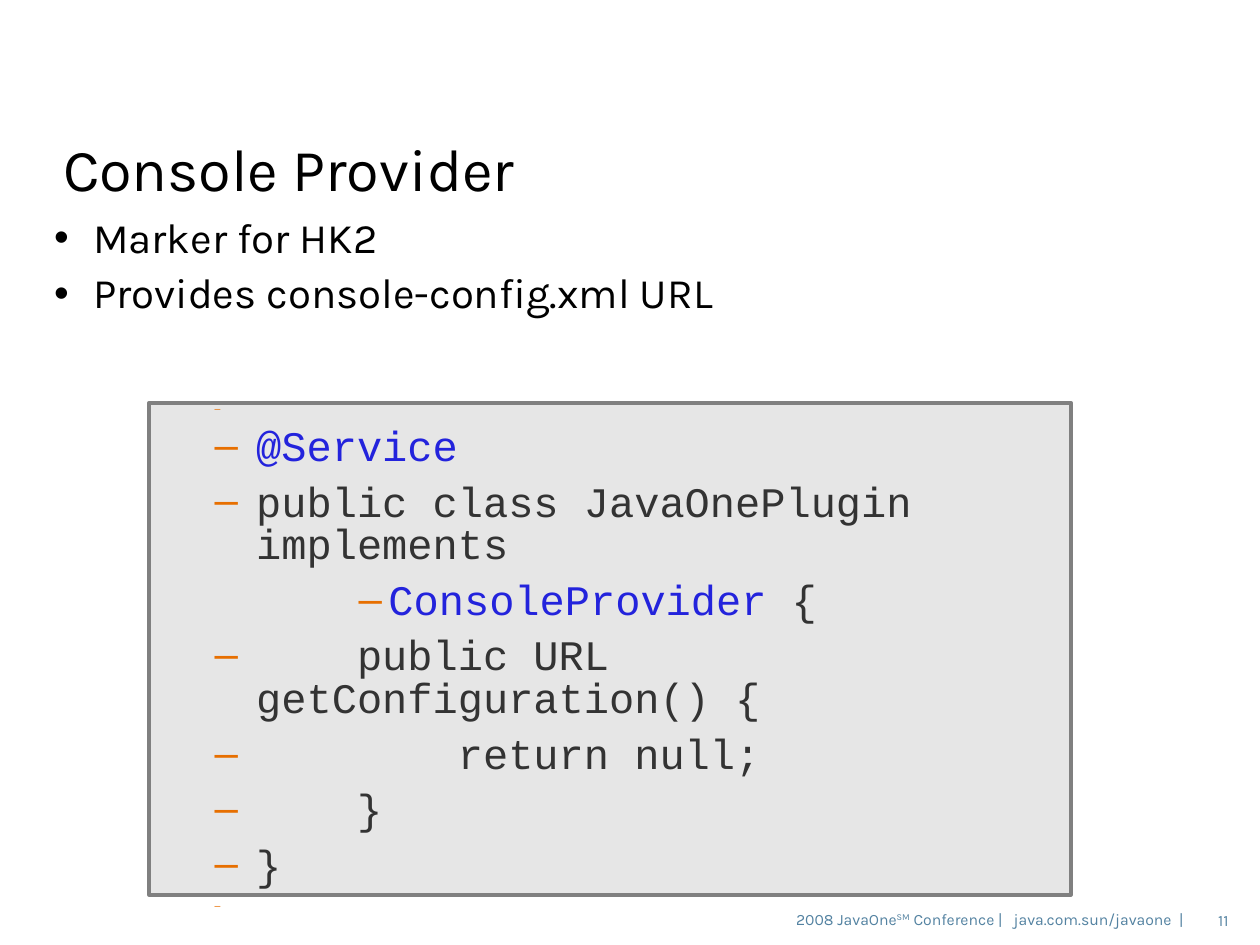
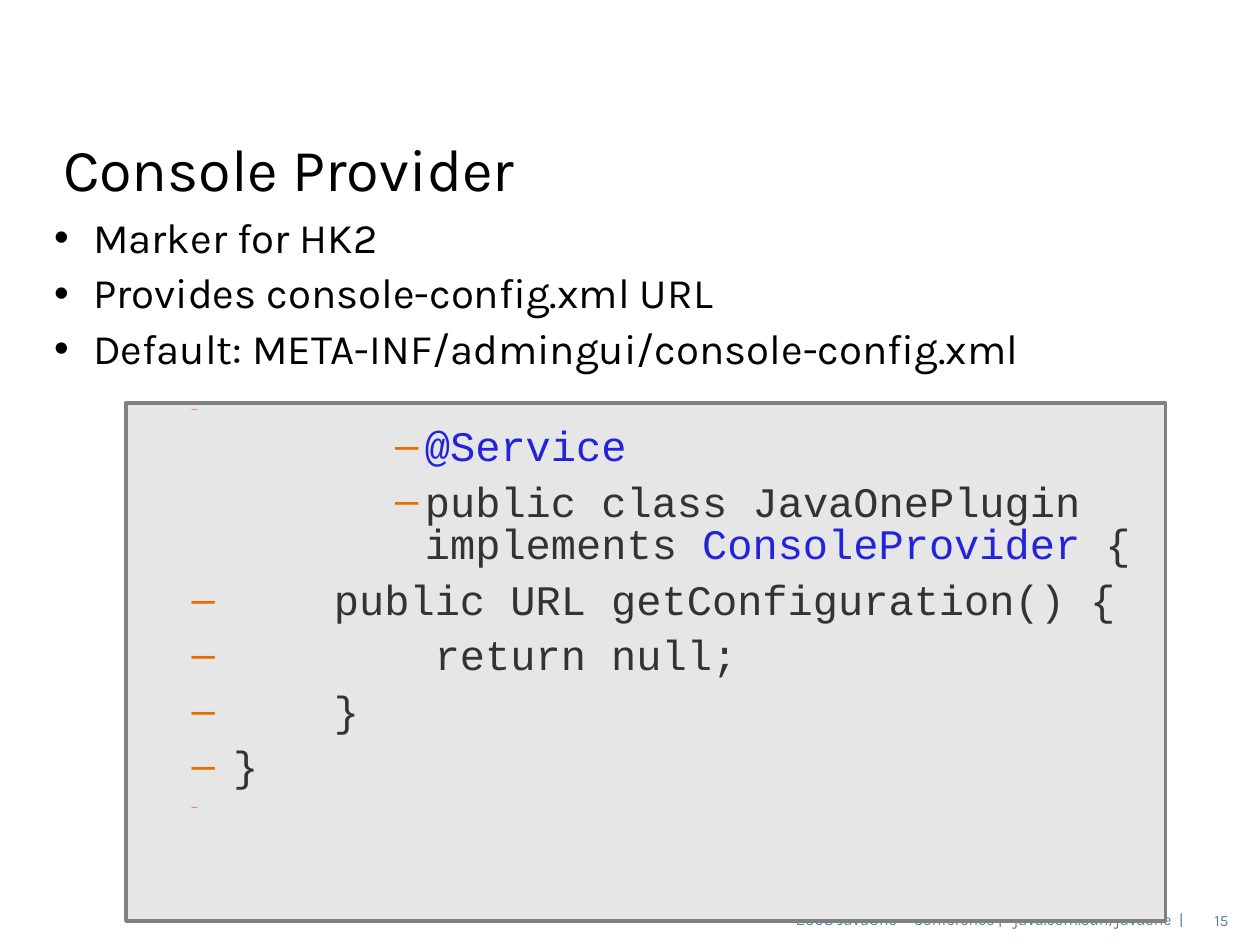
Before and after one commit to javaee/glassfish, a slide deck: slide 15 of v3/admingui/j1plugin/gfplugin/4520_gfplugin.odp (slide 11 before the commit). Drawn at 1260x945 pixels with LibreOffice and Linux fonts; fonts in the diff are those of the drawing; background and template pictures are left out. Boxes give left, top, right and bottom in pixels: in the first picture for what was removed or moved away, otherwise in the second. Text is boxed around its words. In the diff, an @@ line names an element or a change of style, - is before the commit and + after.

```diff
--- a/v3/admingui/j1plugin/gfplugin/4520_gfplugin.odp
+++ b/v3/admingui/j1plugin/gfplugin/4520_gfplugin.odp
@@ text at [93, 333, 1018, 375]: paragraph added @@
+• Default: META-INF/admingui/console-config.xml
@@ rectangle "@Service": place and size @@
-rectangle "@Service" at [149, 403, 1071, 895]
+rectangle "@Service" at [126, 403, 1166, 921]
@@ text in rectangle at [425, 431, 627, 467]: list level 3 to 5 in "@Service" @@
@@ text in rectangle at [425, 486, 1081, 568]: text changed @@
-    – public class JavaOnePlugin implements
-        – ConsoleProvider {
+        – public class JavaOnePlugin implements ConsoleProvider {
@@ page number at [1215, 916, 1229, 926]: text changed @@
-11
+15
```
Also in this commit, not shown: 17 other slides changed, 1 slide removed.
